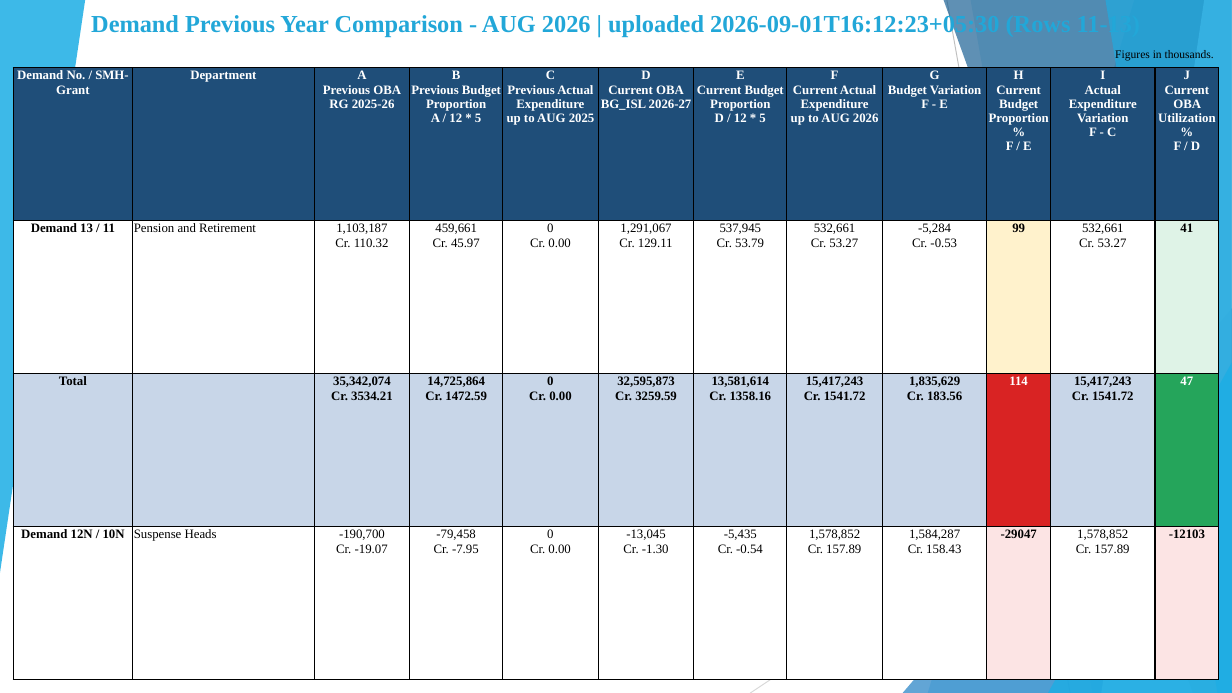
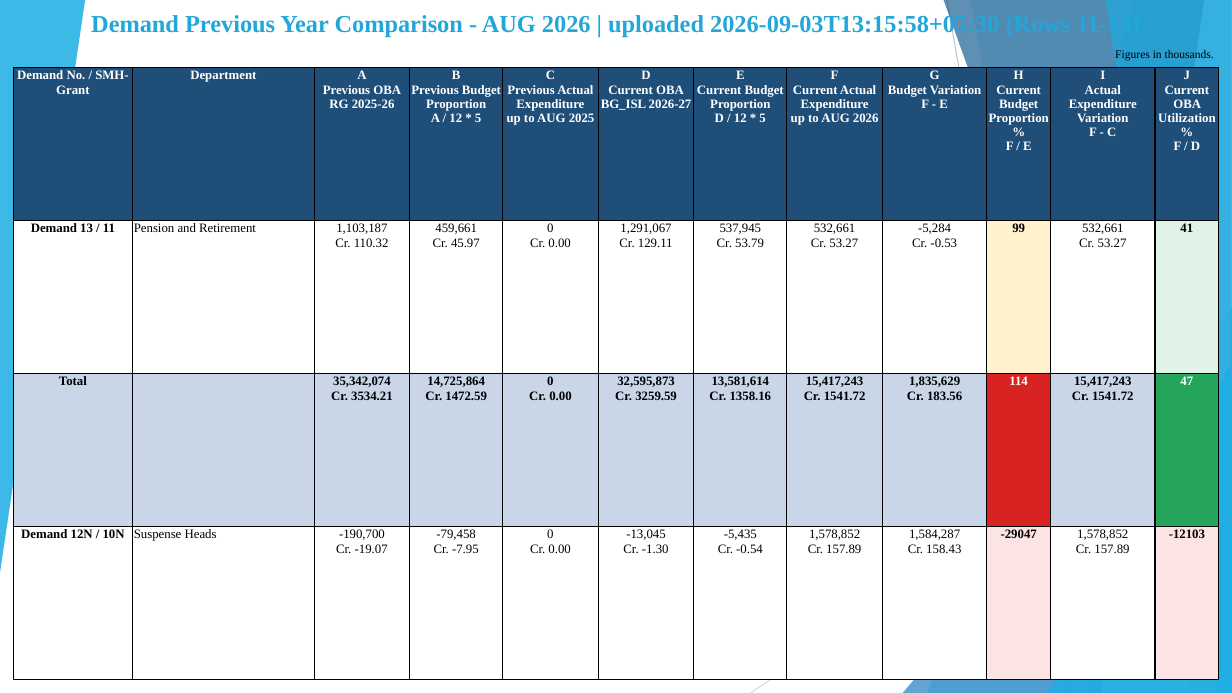
Before and after one commit to girishtiwari007/MB-BUDGET, a slide deck: slide 13 of exports/Moradabad_Division_Current_Year_Budget_Analysis.pptx. Drawn at 1232x693 pixels with LibreOffice and Linux fonts; fonts in the diff are those of the drawing. Boxes give left, top, right and bottom in pixels: in the first picture for what was removed or moved away, otherwise in the second. Text is boxed around its words. In the diff, an @@ line names an element or a change of style, - is before the commit and + after.

Commit message:
ok ppt

```diff
--- a/exports/Moradabad_Division_Current_Year_Budget_Analysis.pptx
+++ b/exports/Moradabad_Division_Current_Year_Budget_Analysis.pptx
@@ text at (91,13,999,387): text changed @@
-Demand Previous Year Comparison - AUG 2026 | uploaded 2026-09-01T16:12:23+05:30 (Rows 11-13)
+Demand Previous Year Comparison - AUG 2026 | uploaded 2026-09-03T13:15:58+05:30 (Rows 11-13)
```
Also in this commit, not shown: 11 other slides changed, 31 other files.
